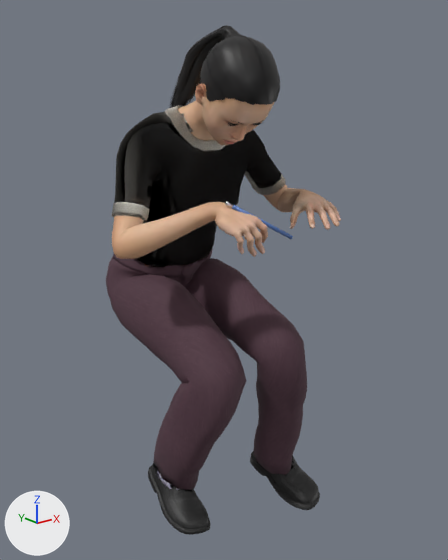
What one commit did to the glTF model assets/props/people-ava-sit-write.glb.
Camera for both pictures: a camera (50 mm lens) standing at (-0.922, -1.047, 0.033) and looking at (0.003, 0.108, -0.429). Lighting does not change. The marker at lower left points along +X, +Y and +Z. The first picture is the older version.

In view in the first picture: 'people-ava-sit-write'.
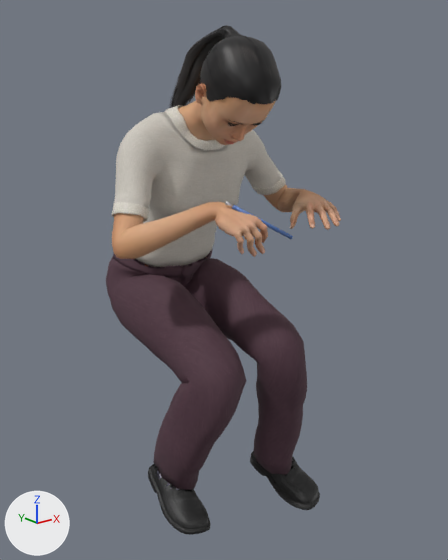
What differs and where, as boxes [x1, y1, x2, y2] in the pictures (448 x 560 px):
'people-ava-sit-write', surface changed (black to grey): [112, 36, 341, 494] in both

What changed in the scene script:
```text
Change mat_human_toigo_basic_tucked_t_shirt:
    remove n3 = _N.new('ShaderNodeNormalMap'); n3.name = 'Normal Map'
    remove n3.uv_map = 'UVMap'
    remove n4 = _N.new('ShaderNodeTexImage'); n4.name = 'Image Texture.001'
    remove n4.image = img_t_shirt_basic_bump
    where n0 = _N.new('ShaderNodeBsdfPrincipled'); n0.name = 'Principled BSDF'
    remove _L.new(n3.outputs[0], n0.inputs[5])  # 'Normal' to 'Normal'
    remove _L.new(n4.outputs[0], n3.inputs[1])  # 'Color' to 'Color'
```
